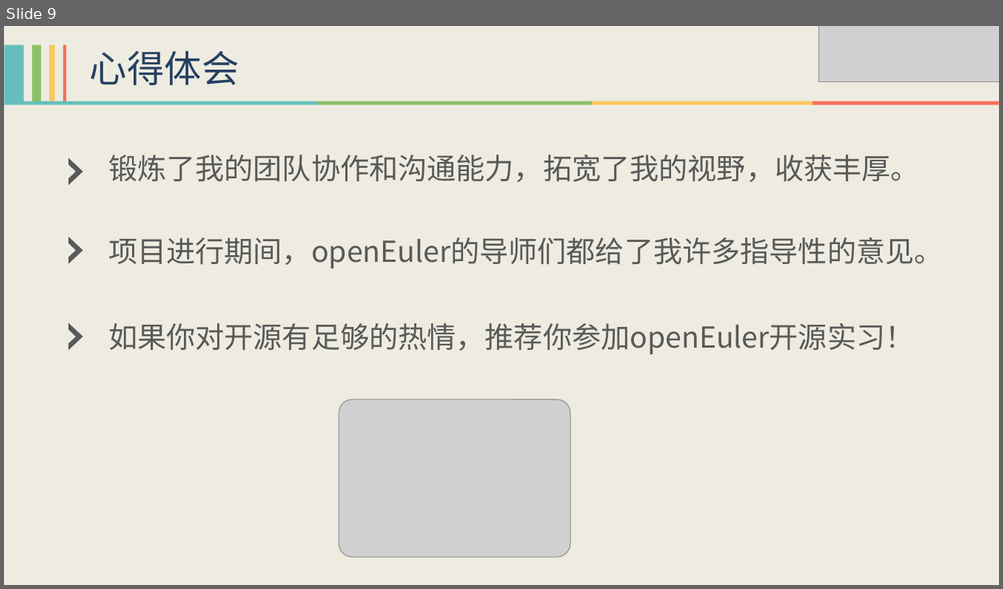
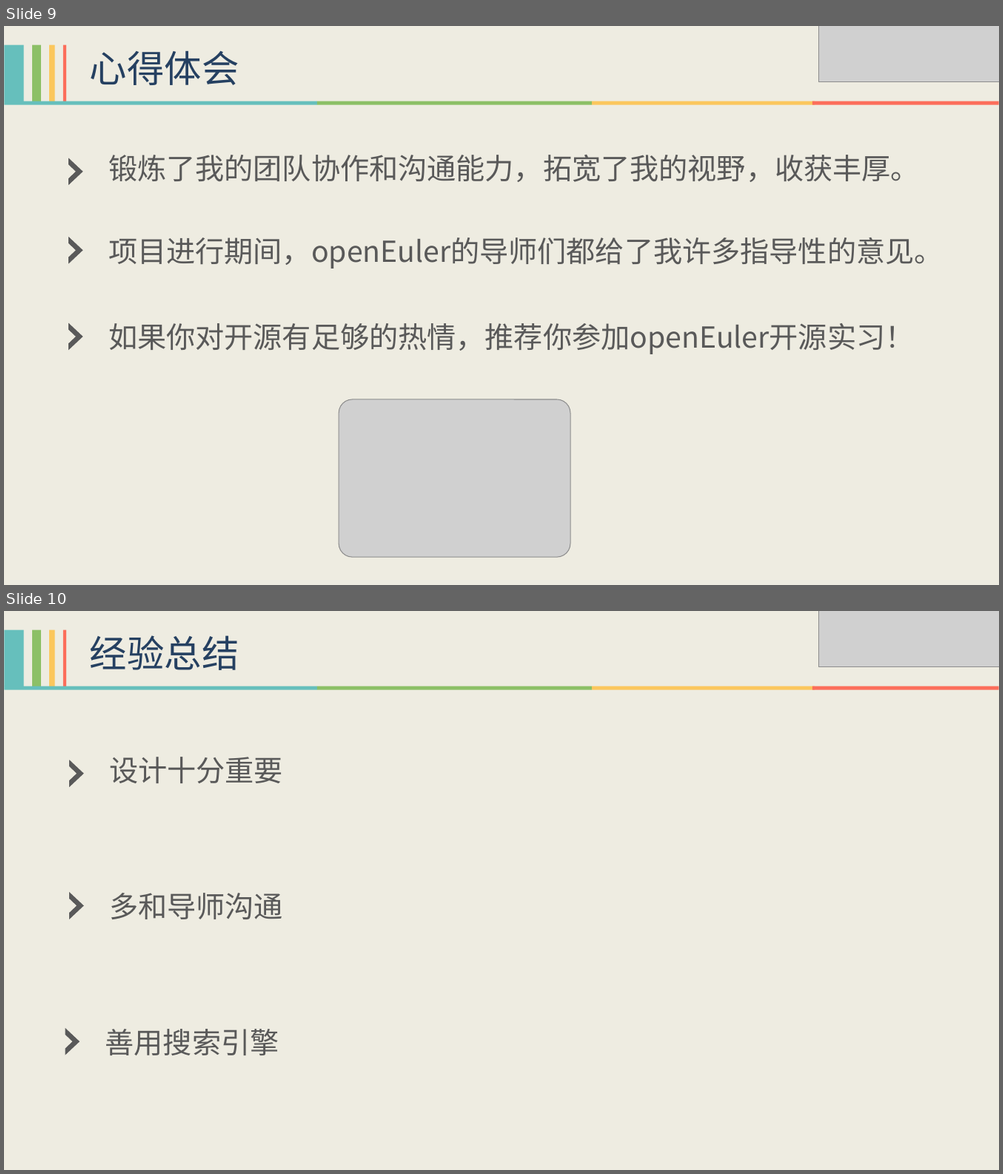
Before and after one commit to HollowMan6/My-openEuler-Open-Source-Internship, a slide deck: openEuler开源实习.pptx. Shown one above the other, each under a label of ours: slide 9 before the commit, slides 9 and 10 after it. The pictures are 1003x589 and 1003x1174 pixels, drawn with LibreOffice and Linux fonts; fonts in the diff are those of the drawing; grey boxes stand for pictures. Boxes give left, top, right and bottom in pixels: in the first picture for what was removed or moved away, otherwise in the second. Text is boxed around its words. In the diff, an @@ line names an element or a change of style, - is before the commit and + after.

```diff
--- a/openEuler开源实习.pptx
+++ b/openEuler开源实习.pptx
@@ slide 10 added at (4,611,999,1170), background #EEECE1 @@
@@ group added at (4,629,66,686): 4 rectangles @@
@@ picture added at (818,611,999,667) @@
@@ text added at (90,635,239,670), 36 pt, text #254061 @@
+经验总结
@@ group added at (4,686,999,690): 4 rectangles @@
@@ freeform shape added at (70,760,84,787), fill #595959 @@
@@ text added at (109,757,283,783), 28 pt, text #595959 @@
+设计十分重要
@@ freeform shape added at (70,892,84,919), fill #595959 @@
@@ text added at (109,893,283,920), 28 pt, text #595959 @@
+多和导师沟通
@@ freeform shape added at (65,1028,79,1054), fill #595959 @@
@@ text added at (105,1029,279,1056), 28 pt, text #595959 @@
+善用搜索引擎
```
Also in this commit, not shown: 2 other files.
